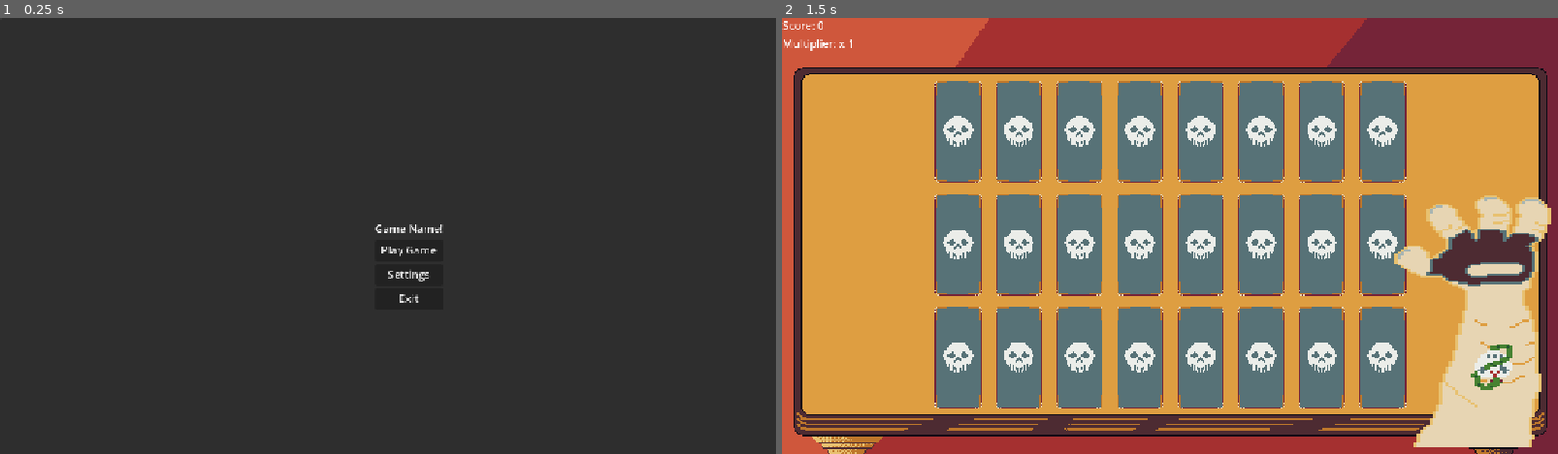
Above: before the commit, frames 1-2 (left to right).
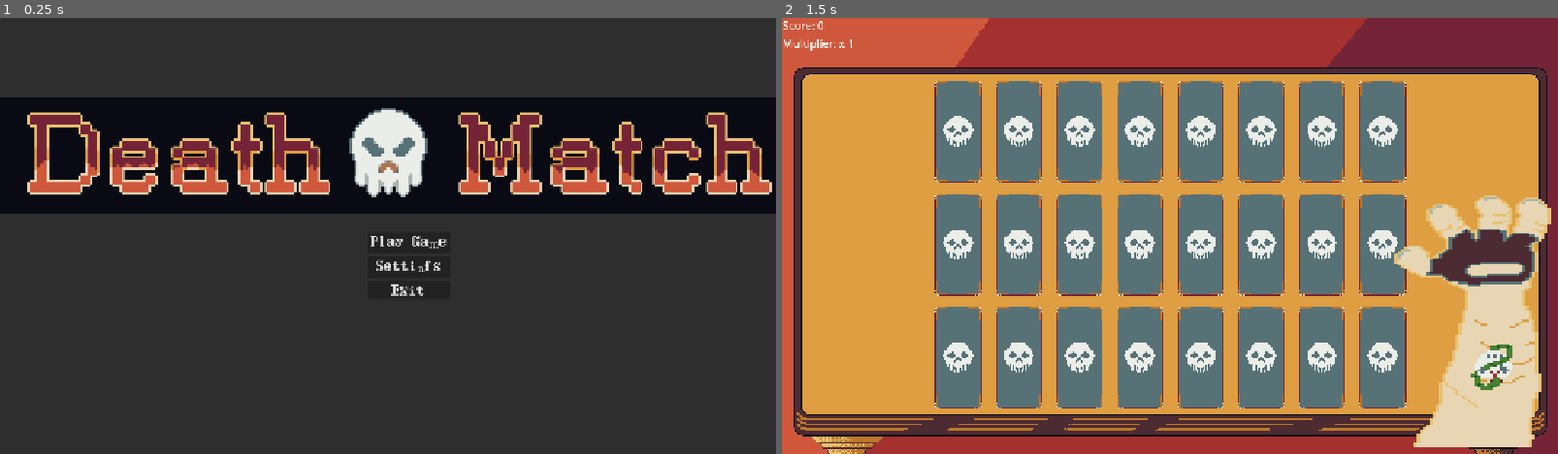
Above: after the commit, the same moments.

Repository: PawnxPawn/DeathMatch
Game: Godot game, scene res://Menus/MainMenu.tscn
Two runs of this game, one before a commit and one after it. Both use one fixed random seed, a clock stepped at 60 frames per second and the inputs below.
Inputs (mouse positions are in pixels of both pictures, inside the frame that each line leads up to):
- Up to frame 1 (0.25 s): no input
- Up to frame 2 (1.5 s): click "Play Game" at 0.5 s; click (929, 74) at 1.25 s

The runs differ from the first frame. In frame 1, 27% of the frame differs, in the area x 0-100%, y 18-66%; in frame 2, nothing differs.

Commit message:
UI Updates!
This update adds the Logo to the Main Menu, unifies all of the fonts to the template font.

Custom cursor implemented, along with Selector Cursor for the buttons.

Adds in other assets such as Win & Lose screen, BGM, cursor, and base-line font.

Also cropped selector cursor from Font Set... Not sure why this was included in that png, but whatever, easy fix.

So TL;DR: Big pull request.

Diff:
--- a/deathmatch/Managers/game_manager.gd
+++ b/deathmatch/Managers/game_manager.gd
@@ -2,6 +2,9 @@
 
 signal dead
 signal updated_values(health_update: int, score_update: int, multiplier_update: int)
+
+var knife_cursor = load("res://Assets/Cursor/selector_sword_crop.png")
+var standard_cursor = load("res://Assets/Cursor/Cursor.png")
 
 var health: int = 5:
 	set (value):
@@ -38,3 +41,10 @@
 	high_score = score
 	print(high_score)
 	pass
+
+
+func change_cursor(selector: bool) -> void:
+	if (selector):
+		Input.set_custom_mouse_cursor(knife_cursor)
+	else:
+		Input.set_custom_mouse_cursor(standard_cursor)
--- a/deathmatch/Menus/MainMenu.tscn
+++ b/deathmatch/Menus/MainMenu.tscn
@@ -1,6 +1,8 @@
-[gd_scene load_steps=3 format=3 uid="uid://bdmlspewkwo5s"]
+[gd_scene load_steps=5 format=3 uid="uid://bdmlspewkwo5s"]
 
 [ext_resource type="Script" uid="uid://c7rq22m8nrqky" path="res://Menus/main_menu.gd" id="1_3g7qx"]
+[ext_resource type="Texture2D" uid="uid://c812hydhblg28" path="res://Assets/UI/Death_Match_Title.png" id="2_7ihqj"]
+[ext_resource type="FontFile" uid="uid://clmcvx0sjqi8x" path="res://Assets/Font/times-new-pixel.otf" id="2_n6o36"]
 [ext_resource type="PackedScene" uid="uid://0lj3qejewwsp" path="res://Menus/SettingsMenu.tscn" id="2_r8dbq"]
 
 [node name="MainMenu" type="Control" node_paths=PackedStringArray("settings_menu", "main_menu_control")]
@@ -39,29 +41,49 @@
 [node name="VBoxContainer" type="VBoxContainer" parent="MainMenuControl/PanelContainer/CenterContainer"]
 layout_mode = 2
 
-[node name="GameName" type="Label" parent="MainMenuControl/PanelContainer/CenterContainer/VBoxContainer"]
-layout_mode = 2
-text = "Game Name!"
-
 [node name="PlayGameButton" type="Button" parent="MainMenuControl/PanelContainer/CenterContainer/VBoxContainer"]
 layout_mode = 2
+theme_override_fonts/font = ExtResource("2_n6o36")
 text = "Play Game"
 
 [node name="SettingsButton" type="Button" parent="MainMenuControl/PanelContainer/CenterContainer/VBoxContainer"]
 layout_mode = 2
+theme_override_fonts/font = ExtResource("2_n6o36")
 text = "Settings
 "
 
 [node name="ExitButton" type="Button" parent="MainMenuControl/PanelContainer/CenterContainer/VBoxContainer"]
 layout_mode = 2
+theme_override_fonts/font = ExtResource("2_n6o36")
 text = "Exit
 "
+
+[node name="Title" type="TextureRect" parent="MainMenuControl"]
+layout_mode = 1
+anchors_preset = 8
+anchor_left = 0.5
+anchor_top = 0.5
+anchor_right = 0.5
+anchor_bottom = 0.5
+offset_left = -576.0
+offset_top = -206.0
+offset_right = 576.0
+offset_bottom = -34.0
+grow_horizontal = 2
+grow_vertical = 2
+texture = ExtResource("2_7ihqj")
 
 [node name="SettingsMenu" parent="." instance=ExtResource("2_r8dbq")]
 visible = false
 layout_mode = 1
 
+[connection signal="mouse_entered" from="MainMenuControl/PanelContainer/CenterContainer/VBoxContainer/PlayGameButton" to="." method="_on_play_game_button_mouse_entered"]
+[connection signal="mouse_exited" from="MainMenuControl/PanelContainer/CenterContainer/VBoxContainer/PlayGameButton" to="." method="_on_play_game_button_mouse_exited"]
 [connection signal="pressed" from="MainMenuControl/PanelContainer/CenterContainer/VBoxContainer/PlayGameButton" to="." method="_on_play_game_button_pressed"]
+[connection signal="mouse_entered" from="MainMenuControl/PanelContainer/CenterContainer/VBoxContainer/SettingsButton" to="." method="_on_settings_button_mouse_entered"]
+[connection signal="mouse_exited" from="MainMenuControl/PanelContainer/CenterContainer/VBoxContainer/SettingsButton" to="." method="_on_settings_button_mouse_exited"]
 [connection signal="pressed" from="MainMenuControl/PanelContainer/CenterContainer/VBoxContainer/SettingsButton" to="." method="_on_settings_button_pressed"]
+[connection signal="mouse_entered" from="MainMenuControl/PanelContainer/CenterContainer/VBoxContainer/ExitButton" to="." method="_on_exit_button_mouse_entered"]
+[connection signal="mouse_exited" from="MainMenuControl/PanelContainer/CenterContainer/VBoxContainer/ExitButton" to="." method="_on_exit_button_mouse_exited"]
 [connection signal="pressed" from="MainMenuControl/PanelContainer/CenterContainer/VBoxContainer/ExitButton" to="." method="_on_exit_button_pressed"]
 [connection signal="return_control" from="SettingsMenu" to="." method="_on_settings_menu_return_control"]
--- a/deathmatch/Menus/PauseMenu.tscn
+++ b/deathmatch/Menus/PauseMenu.tscn
@@ -1,8 +1,9 @@
-[gd_scene load_steps=4 format=3 uid="uid://ktn845vos8qe"]
+[gd_scene load_steps=5 format=3 uid="uid://ktn845vos8qe"]
 
 [ext_resource type="Script" uid="uid://c60177svo8by6" path="res://Menus/pause_menu.gd" id="1_qnjt8"]
 [ext_resource type="PackedScene" uid="uid://bdmlspewkwo5s" path="res://Menus/MainMenu.tscn" id="2_hnfxo"]
 [ext_resource type="PackedScene" uid="uid://0lj3qejewwsp" path="res://Menus/SettingsMenu.tscn" id="2_o0cs5"]
+[ext_resource type="FontFile" uid="uid://clmcvx0sjqi8x" path="res://Assets/Font/times-new-pixel.otf" id="3_wpn1c"]
 
 [node name="PauseMenu" type="Control" node_paths=PackedStringArray("settings_menu", "pause_menu_control")]
 process_mode = 3
@@ -50,6 +51,7 @@
 [node name="PauseLabel" type="Label" parent="PauseMenuControl/PanelContainer/CenterContainer/VBoxContainer"]
 process_mode = 3
 layout_mode = 2
+theme_override_fonts/font = ExtResource("3_wpn1c")
 text = "PAUSED"
 horizontal_alignment = 1
 vertical_alignment = 1
@@ -57,24 +59,28 @@
 [node name="ResumeButton" type="Button" parent="PauseMenuControl/PanelContainer/CenterContainer/VBoxContainer"]
 process_mode = 3
 layout_mode = 2
+theme_override_fonts/font = ExtResource("3_wpn1c")
 text = "Resume
 "
 
 [node name="MainMenuButton" type="Button" parent="PauseMenuControl/PanelContainer/CenterContainer/VBoxContainer"]
 process_mode = 3
 layout_mode = 2
+theme_override_fonts/font = ExtResource("3_wpn1c")
 text = "Main Menu
 "
 
 [node name="SettingsButton" type="Button" parent="PauseMenuControl/PanelContainer/CenterContainer/VBoxContainer"]
 process_mode = 3
 layout_mode = 2
+theme_override_fonts/font = ExtResource("3_wpn1c")
 text = "Settings
 "
 
 [node name="ExitButton" type="Button" parent="PauseMenuControl/PanelContainer/CenterContainer/VBoxContainer"]
 process_mode = 3
 layout_mode = 2
+theme_override_fonts/font = ExtResource("3_wpn1c")
 text = "Exit"
 
 [node name="SettingsMenu" parent="." instance=ExtResource("2_o0cs5")]
@@ -82,8 +88,16 @@
 visible = false
 layout_mode = 1
 
+[connection signal="mouse_entered" from="PauseMenuControl/PanelContainer/CenterContainer/VBoxContainer/ResumeButton" to="." method="_on_resume_button_mouse_entered"]
+[connection signal="mouse_exited" from="PauseMenuControl/PanelContainer/CenterContainer/VBoxContainer/ResumeButton" to="." method="_on_resume_button_mouse_exited"]
 [connection signal="pressed" from="PauseMenuControl/PanelContainer/CenterContainer/VBoxContainer/ResumeButton" to="." method="_on_resume_button_pressed"]
+[connection signal="mouse_entered" from="PauseMenuControl/PanelContainer/CenterContainer/VBoxContainer/MainMenuButton" to="." method="_on_main_menu_button_mouse_entered"]
+[connection signal="mouse_exited" from="PauseMenuControl/PanelContainer/CenterContainer/VBoxContainer/MainMenuButton" to="." method="_on_main_menu_button_mouse_exited"]
 [connection signal="pressed" from="PauseMenuControl/PanelContainer/CenterContainer/VBoxContainer/MainMenuButton" to="." method="_on_main_menu_button_pressed"]
+[connection signal="mouse_entered" from="PauseMenuControl/PanelContainer/CenterContainer/VBoxContainer/SettingsButton" to="." method="_on_settings_button_mouse_entered"]
+[connection signal="mouse_exited" from="PauseMenuControl/PanelContainer/CenterContainer/VBoxContainer/SettingsButton" to="." method="_on_settings_button_mouse_exited"]
 [connection signal="pressed" from="PauseMenuControl/PanelContainer/CenterContainer/VBoxContainer/SettingsButton" to="." method="_on_settings_button_pressed"]
+[connection signal="mouse_entered" from="PauseMenuControl/PanelContainer/CenterContainer/VBoxContainer/ExitButton" to="." method="_on_exit_button_mouse_entered"]
+[connection signal="mouse_exited" from="PauseMenuControl/PanelContainer/CenterContainer/VBoxContainer/ExitButton" to="." method="_on_exit_button_mouse_exited"]
 [connection signal="pressed" from="PauseMenuControl/PanelContainer/CenterContainer/VBoxContainer/ExitButton" to="." method="_on_exit_button_pressed"]
 [connection signal="return_control" from="SettingsMenu" to="." method="_on_settings_menu_return_control"]
--- a/deathmatch/Menus/SettingsMenu.tscn
+++ b/deathmatch/Menus/SettingsMenu.tscn
@@ -1,7 +1,8 @@
-[gd_scene load_steps=3 format=3 uid="uid://0lj3qejewwsp"]
+[gd_scene load_steps=4 format=3 uid="uid://0lj3qejewwsp"]
 
 [ext_resource type="Script" uid="uid://drpaxx3da40cr" path="res://Menus/settings_menu.gd" id="1_8x3wo"]
 [ext_resource type="Script" uid="uid://doa6b45eovwep" path="res://Menus/master_volume.gd" id="1_safvx"]
+[ext_resource type="FontFile" uid="uid://clmcvx0sjqi8x" path="res://Assets/Font/times-new-pixel.otf" id="2_6r630"]
 
 [node name="SettingsMenu" type="Control"]
 layout_mode = 3
@@ -29,6 +30,7 @@
 
 [node name="SettingsLabel" type="Label" parent="PanelContainer/CenterContainer/VBoxContainer"]
 layout_mode = 2
+theme_override_fonts/font = ExtResource("2_6r630")
 text = "Settings"
 horizontal_alignment = 1
 vertical_alignment = 1
@@ -41,6 +43,7 @@
 
 [node name="Label" type="Label" parent="PanelContainer/CenterContainer/VBoxContainer/MasterVolume"]
 layout_mode = 2
+theme_override_fonts/font = ExtResource("2_6r630")
 text = "Main Volume"
 
 [node name="MasterSlider" type="HSlider" parent="PanelContainer/CenterContainer/VBoxContainer/MasterVolume"]
@@ -57,6 +60,7 @@
 
 [node name="Label" type="Label" parent="PanelContainer/CenterContainer/VBoxContainer/MusicVolume"]
 layout_mode = 2
+theme_override_fonts/font = ExtResource("2_6r630")
 text = "Music Volume"
 
 [node name="MusicSlider" type="HSlider" parent="PanelContainer/CenterContainer/VBoxContainer/MusicVolume"]
@@ -73,6 +77,7 @@
 
 [node name="Label" type="Label" parent="PanelContainer/CenterContainer/VBoxContainer/SFXSlider"]
 layout_mode = 2
+theme_override_fonts/font = ExtResource("2_6r630")
 text = "SFX Volume"
 
 [node name="SFXSlider" type="HSlider" parent="PanelContainer/CenterContainer/VBoxContainer/SFXSlider"]
@@ -83,9 +88,12 @@
 
 [node name="ReturnButton" type="Button" parent="PanelContainer/CenterContainer/VBoxContainer"]
 layout_mode = 2
+theme_override_fonts/font = ExtResource("2_6r630")
 text = "Return"
 
 [connection signal="value_changed" from="PanelContainer/CenterContainer/VBoxContainer/MasterVolume/MasterSlider" to="PanelContainer/CenterContainer/VBoxContainer/MasterVolume" method="_on_volume_slider_value_changed"]
 [connection signal="value_changed" from="PanelContainer/CenterContainer/VBoxContainer/MusicVolume/MusicSlider" to="PanelContainer/CenterContainer/VBoxContainer/MusicVolume" method="_on_volume_slider_value_changed"]
 [connection signal="value_changed" from="PanelContainer/CenterContainer/VBoxContainer/SFXSlider/SFXSlider" to="PanelContainer/CenterContainer/VBoxContainer/SFXSlider" method="_on_volume_slider_value_changed"]
+[connection signal="mouse_entered" from="PanelContainer/CenterContainer/VBoxContainer/ReturnButton" to="." method="_on_return_button_mouse_entered"]
+[connection signal="mouse_exited" from="PanelContainer/CenterContainer/VBoxContainer/ReturnButton" to="." method="_on_return_button_mouse_exited"]
 [connection signal="pressed" from="PanelContainer/CenterContainer/VBoxContainer/ReturnButton" to="." method="_on_return_button_pressed"]
--- a/deathmatch/Menus/main_menu.gd
+++ b/deathmatch/Menus/main_menu.gd
@@ -3,7 +3,6 @@
 var level_0 = "res://Game/Game.tscn" #Fixes a bug. I hate it here.
 @export var settings_menu: Control
 @export var main_menu_control: Control
-
 
 func _on_play_game_button_pressed() -> void:
 	get_tree().change_scene_to_file(level_0)
@@ -21,3 +20,21 @@
 
 func _on_exit_button_pressed() -> void:
 	get_tree().quit()
+
+func _on_play_game_button_mouse_entered() -> void:
+	GameManager.change_cursor(true)
+
+func _on_play_game_button_mouse_exited() -> void:
+	GameManager.change_cursor(false)
+
+func _on_settings_button_mouse_entered() -> void:
+	GameManager.change_cursor(true)
+
+func _on_settings_button_mouse_exited() -> void:
+	GameManager.change_cursor(false)
+
+func _on_exit_button_mouse_entered() -> void:
+	GameManager.change_cursor(true)
+
+func _on_exit_button_mouse_exited() -> void:
+	GameManager.change_cursor(false)
--- a/deathmatch/Menus/pause_menu.gd
+++ b/deathmatch/Menus/pause_menu.gd
@@ -3,7 +3,6 @@
 @export var main_menu: PackedScene
 @export var settings_menu: Control
 @export var pause_menu_control: Control
-
 
 func _ready() -> void:
 	pause_menu_control.visible = false
@@ -38,3 +37,28 @@
 
 func _on_exit_button_pressed() -> void:
 	get_tree().quit()
+
+
+func _on_resume_button_mouse_entered() -> void:
+	GameManager.change_cursor(true)
+
+func _on_resume_button_mouse_exited() -> void:
+	GameManager.change_cursor(false)
+
+func _on_main_menu_button_mouse_entered() -> void:
+	GameManager.change_cursor(true)
+
+func _on_main_menu_button_mouse_exited() -> void:
+	GameManager.change_cursor(false)
+
+func _on_settings_button_mouse_entered() -> void:
+	GameManager.change_cursor(true)
+
+func _on_settings_button_mouse_exited() -> void:
+	GameManager.change_cursor(false)
+
+func _on_exit_button_mouse_entered() -> void:
+	GameManager.change_cursor(true)
+
+func _on_exit_button_mouse_exited() -> void:
+	GameManager.change_cursor(false)
--- a/deathmatch/Menus/settings_menu.gd
+++ b/deathmatch/Menus/settings_menu.gd
@@ -4,3 +4,9 @@
 
 func _on_return_button_pressed() -> void:
 	return_control.emit()
+
+func _on_return_button_mouse_entered() -> void:
+	GameManager.change_cursor(true)
+
+func _on_return_button_mouse_exited() -> void:
+	GameManager.change_cursor(false)
--- a/deathmatch/project.godot
+++ b/deathmatch/project.godot
@@ -24,6 +24,7 @@
 [display]
 
 window/stretch/mode="canvas_items"
+mouse_cursor/custom_image="uid://btp4vcdiv48ma"
 
 [editor]
 
Binary file added: deathmatch/Assets/Cursor/Cursor.png
Not shown, added: deathmatch/Assets/Cursor/Cursor.png.import
Binary file added: deathmatch/Assets/Cursor/selector_sword_crop.png
Not shown, added: deathmatch/Assets/Cursor/selector_sword_crop.png.import
Not shown, added: deathmatch/Assets/Font/license.txt
Not shown, added: deathmatch/Assets/Font/readme.txt
Binary file added: deathmatch/Assets/Font/times-new-pixel.otf
Not shown, added: deathmatch/Assets/Font/times-new-pixel.otf.import
Not shown, added: deathmatch/Assets/Music/DeathMatch-background-music-loopable-v2.mp3.import
Not shown, added: deathmatch/Assets/Music/TickTockDungeonCards-doubletime-loop.mp3.import
Binary file added: deathmatch/Assets/Screen/End_screen_loss.png
Not shown, added: deathmatch/Assets/Screen/End_screen_loss.png.import
(and 5 more such lines)
